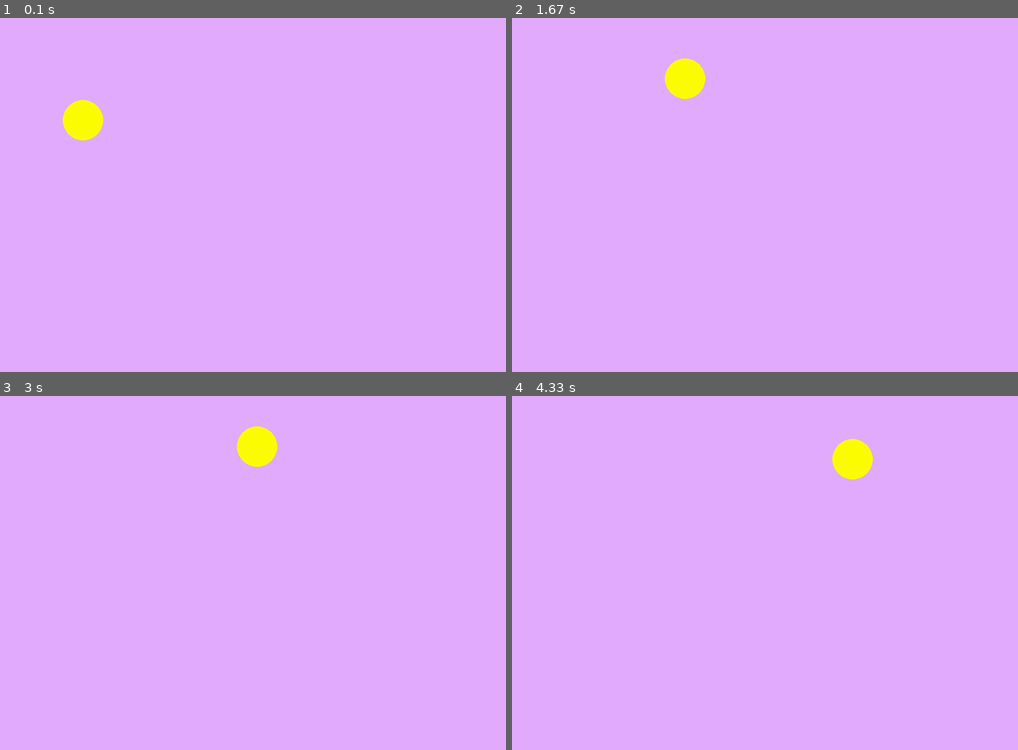
Above: before the commit, frames 1-4 (two rows, left to right).
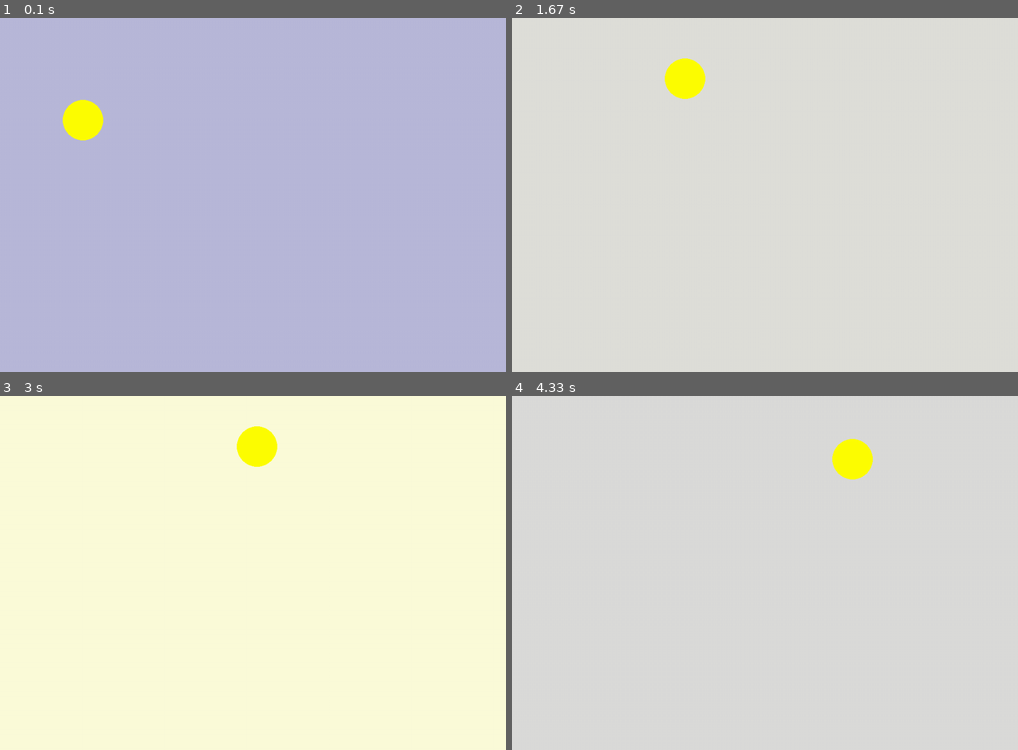
Above: after the commit, the same moments.

Repository: Dmitry1101985/Python
Game: pygame game, started from My_Game/test.py
Two runs of this game, one before a commit and one after it. Both use one fixed random seed, a clock stepped at 60 frames per second and the inputs below.
Inputs:
- Up to frame 1 (0.1 s): no input
- Up to frame 2 (1.67 s): no input
- Up to frame 3 (3 s): no input
- Up to frame 4 (4.33 s): no input

The runs differ from the first frame. In frame 1, 99% of the frame differs, in the area x 0-100%, y 0-100%; in frame 2, 99%; in frame 3, 99%; in frame 4, 99%.

Commit message:
Add class sky

Diff:
--- /dev/null
+++ b/My_Game/sky_class.py
@@ -0,0 +1,18 @@
+class Sky:
+
+
+    def __init__(self) -> None:
+        self.day_color_R = 254
+        self.day_color_G = 254
+        self.day_color_B = 217
+
+
+    def get_color_day(self, degree) -> tuple:
+        if degree < 270:
+            self.day_color_R = 74 + (degree - 180) / 0.5
+            self.day_color_G = 74 + (degree - 180) / 0.5
+        else:
+            self.day_color_R = 254 - (degree - 270) / 0.5
+            self.day_color_G = 254 - (degree - 270) / 0.5
+
+        return self.day_color_R, self.day_color_G, self.day_color_B
--- a/My_Game/test.py
+++ b/My_Game/test.py
@@ -1,4 +1,5 @@
 import sun_class
+import sky_class
 import pygame
 
 # Trying to understand this git
@@ -16,6 +17,8 @@
 sun.set_start_position(200)
 sun.set_display(size)
 
+sky = sky_class.Sky()
+
 while not done:
 
     clock.tick(60)
@@ -26,7 +29,7 @@
             done = True
 
     # place code here
-    screen.fill((228, 172, 255))
+    screen.fill(sky.get_color_day(sun.get_degree()))
 
     sun.move(screen)
 
